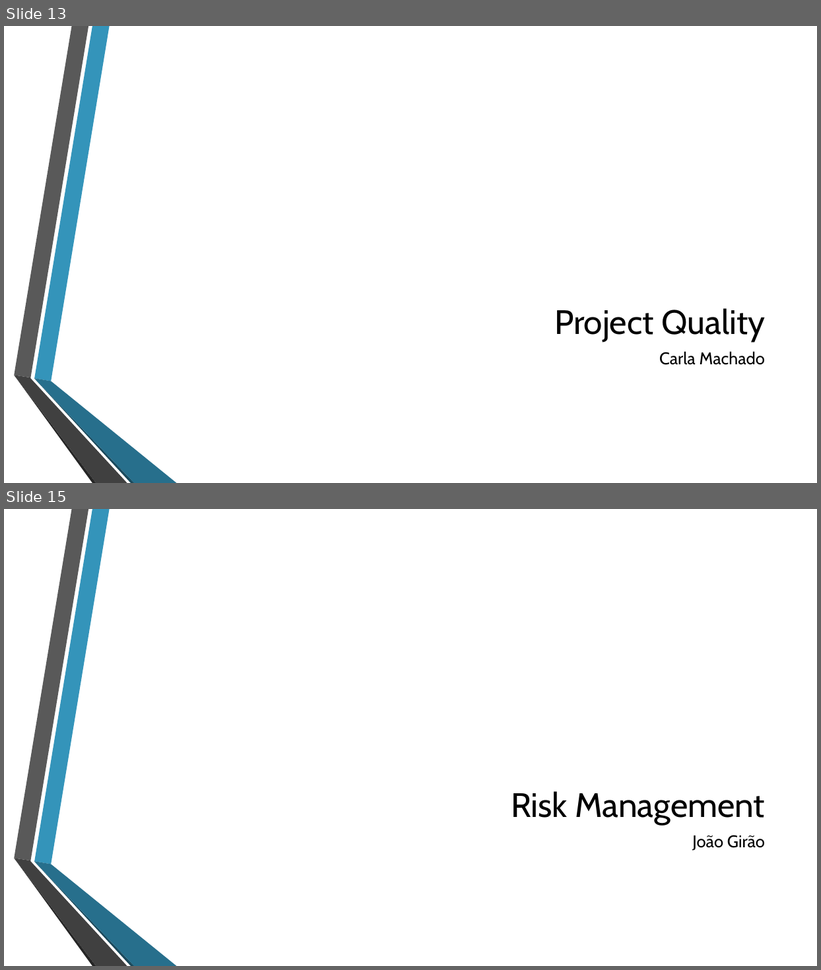
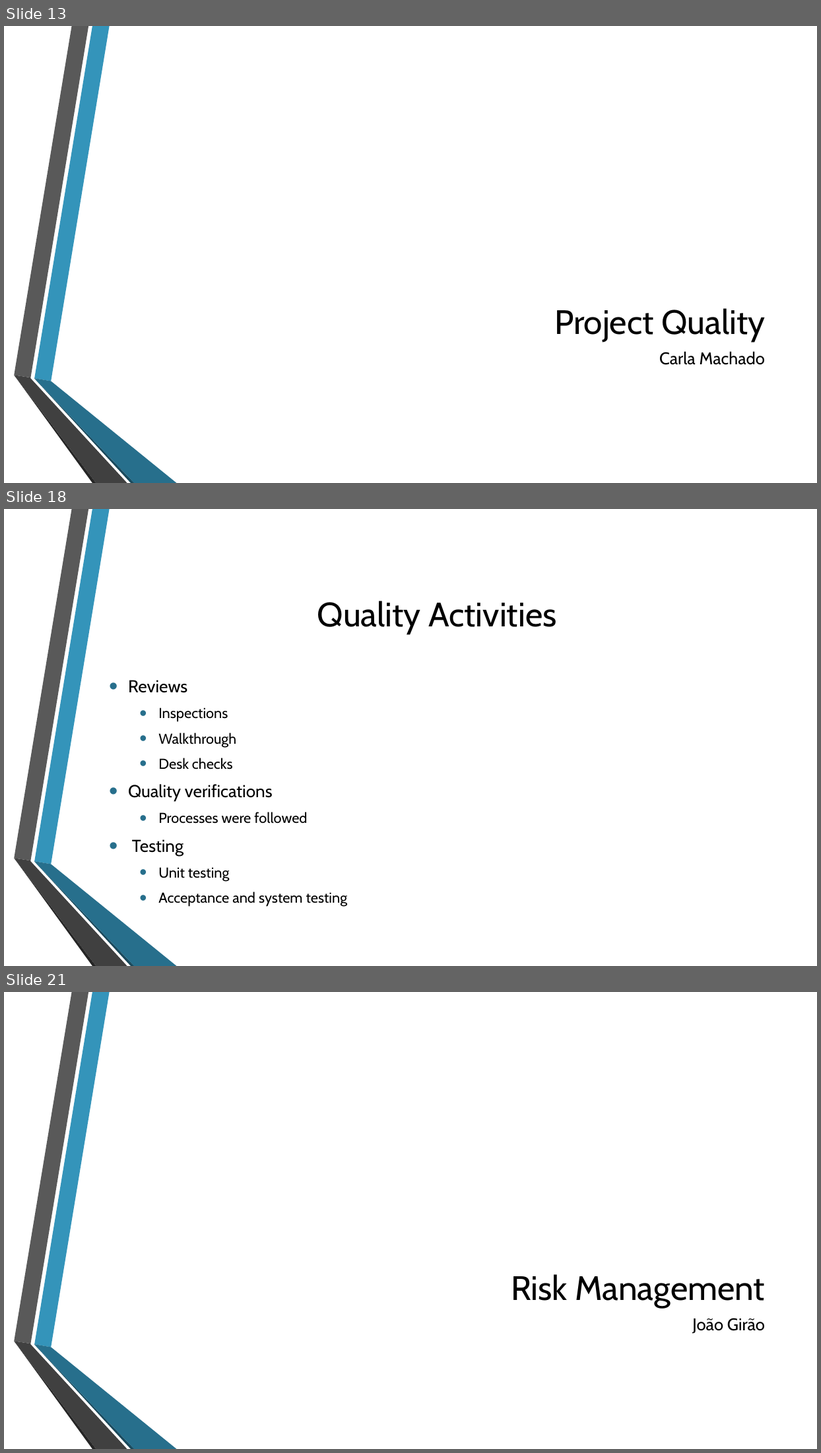
Before and after one commit to jmgirao/projetosoftware1213, a slide deck: Final Presentation/Presentation.pptx. Shown one above the other, each under a label of ours: slides 13 and 15 before the commit, slides 13, 18 and 21 after it; the slides between them are not shown. The pictures are 821x970 and 821x1453 pixels, drawn with LibreOffice and Linux fonts; fonts in the diff are those of the drawing; background and template pictures are left out. Boxes give left, top, right and bottom in pixels: in the first picture for what was removed or moved away, otherwise in the second. Text is boxed around its words. In the diff, an @@ line names an element or a change of style, - is before the commit and + after.

```diff
--- a/Final Presentation/Presentation.pptx
+++ b/Final Presentation/Presentation.pptx
@@ slide 18 added at bbox=[4, 509, 817, 966], background picture (left out); not listed: 6 template elements that a slide beside it also shows @@
@@ title added at bbox=[318, 601, 556, 634], 40 pt, text #000000 @@
+Quality Activities
@@ text added at bbox=[128, 680, 348, 907], 17 pt, text #000000 @@
+• Reviews
+  • Inspections
+  • Walkthrough
+  • Desk checks
+• Quality verifications
+  • Processes were followed
+• Testing
+  • Unit testing
+  • Acceptance and system testing
@@ what was slide 15 is now slide 21 @@
```
Also in this commit, not shown: 6 other slides added, 1 slide removed.
